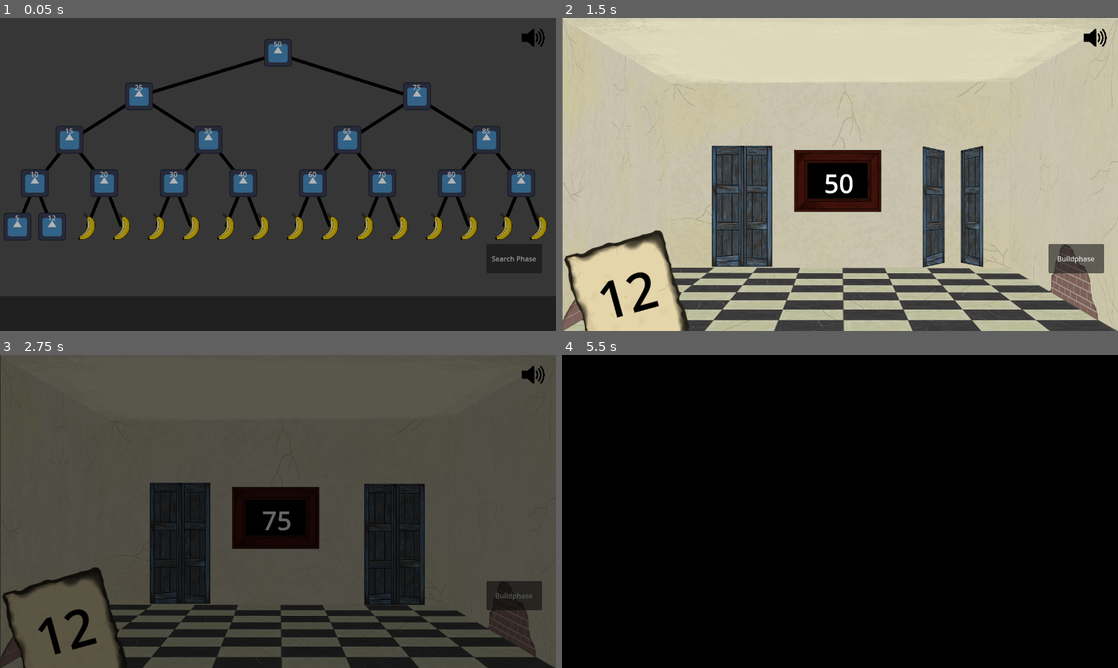
Above: before the commit, frames 1-4 (two rows, left to right).
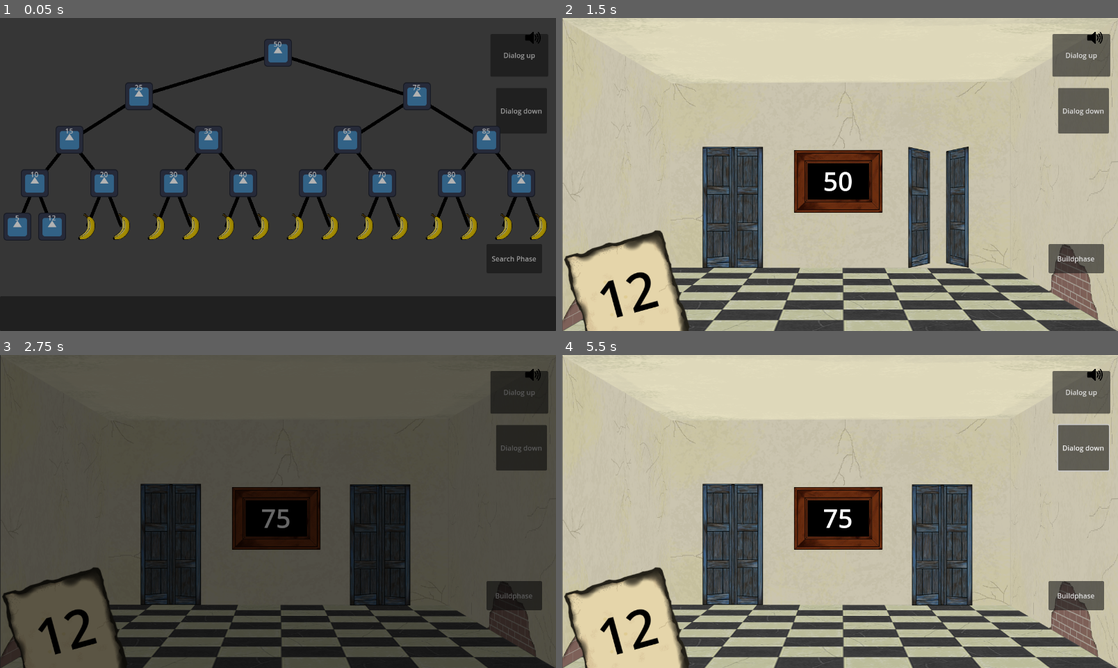
Above: after the commit, the same moments.

Repository: Combativ/AlgoDitTutorial
Game: Godot game, scene res://scenes/main.tscn
Two runs of this game, one before a commit and one after it. Both use one fixed random seed, a clock stepped at 60 frames per second and the inputs below. The engine's default icon, where the game draws it, is replaced by a stand-in: a white triangle on a blue panel in a dark square.
Inputs (mouse positions are in pixels of both pictures, inside the frame that each line leads up to):
- Up to frame 1 (0.05 s): no input
- Up to frame 2 (1.5 s): click (956, 205) at 0.52 s; move the mouse to (962, 158) at 1.27 s; click (962, 158) at 1.42 s
- Up to frame 3 (2.75 s): click "Buildphase" at 2 s
- Up to frame 4 (5.5 s): drag from (728, 527) to (812, 574) at 2.77 s; click (1079, 392) at 3.5 s, where only the run after the commit has a clickable "Dialog up"; click (1084, 448) at 4.25 s, where only the run after the commit has a clickable "Dialog down"; tap Enter at 5 s; move the mouse to (895, 442) at 5.02 s

The runs differ from the first frame. In frame 1, 0.2% of the frame differs, in the area x 90-98%, y 3-32%; in frame 2, 12%; in frame 3, 6.8%; in frame 4, 98%, in the area x 0-100%, y 0-100%.

Commit message:
new_models
in SP sind einige neue Designs integriert

Diff:
--- a/globals/global.gd
+++ b/globals/global.gd
@@ -15,8 +15,6 @@
 var path_tracker: Array[SnapTargetNode] = []
 
 ##stores the reference of the room that is the destination in the search phase
-## !! needs a reset (set to null) whenever the level changes to asure working
-##TODO find-Funktion in helper schreiben
 var destination_room: SnapTargetNode = null
 
 ##stores the reference to the in game dialog system
--- a/scenes/dialog_system/scenes/dialog_system.tscn
+++ b/scenes/dialog_system/scenes/dialog_system.tscn
@@ -19,10 +19,11 @@
 script = ExtResource("3_nxrd8")
 
 [node name="Text_box" type="CharacterBody2D" parent="."]
+scale = Vector2(0.6, 0.6)
 script = ExtResource("3_qjwsw")
 
 [node name="Text_box_img" type="Sprite2D" parent="Text_box"]
-scale = Vector2(0.5, 0.5)
+position = Vector2(130, 51)
 texture = ExtResource("5_wyvk3")
 offset = Vector2(288, 217)
 
@@ -30,23 +31,23 @@
 anchors_preset = 15
 anchor_right = 1.0
 anchor_bottom = 1.0
-offset_left = -1.0
-offset_top = 1.0
-offset_right = -1.0
-offset_bottom = 1.0
+offset_left = -212.0
+offset_top = -83.0
+offset_right = -212.0
+offset_bottom = -83.0
 grow_horizontal = 2
 grow_vertical = 2
 theme_override_constants/margin_left = 50
 theme_override_constants/margin_top = 50
-theme_override_constants/margin_right = 50
+theme_override_constants/margin_right = 350
 theme_override_constants/margin_bottom = 50
 
 [node name="RichTextLabel" type="RichTextLabel" parent="Text_box/Text_box_img/MarginContainer"]
 layout_mode = 2
-theme_override_font_sizes/normal_font_size = 20
+theme_override_colors/default_color = Color(0, 0, 0, 1)
+theme_override_font_sizes/normal_font_size = 30
 
 [node name="Button" type="Button" parent="."]
-visible = false
 offset_left = 848.0
 offset_top = -736.0
 offset_right = 981.0
@@ -56,7 +57,6 @@
 script = ExtResource("5_840j7")
 
 [node name="Button2" type="Button" parent="."]
-visible = false
 offset_left = 861.0
 offset_top = -612.0
 offset_right = 978.0
--- a/scenes/dialog_system/scripts/button.gd
+++ b/scenes/dialog_system/scripts/button.gd
@@ -4,9 +4,5 @@
 # Called when the node enters the scene tree for the first time.
 func _ready() -> void:
 	self.pressed.connect($"..".slide_up)
-	self.pressed.connect(tuple)
+	self.pressed.connect(func(): $"..".write("Dies ist ein Text, ob das mit dem Schreiben noch funktioniiert"))
 	pass # Replace with function body.
-
-func tuple():
-	print($"..".get_database().test_tuple.get_text())
-	print($"..".get_database().test_tuple.get_sound_path())
--- a/scenes/global_sound_manager/scenes/global_sound_manager.tscn
+++ b/scenes/global_sound_manager/scenes/global_sound_manager.tscn
@@ -1,7 +1,7 @@
 [gd_scene load_steps=5 format=3 uid="uid://c0v46wm86qer8"]
 
-[ext_resource type="Texture2D" uid="uid://ihuo4w4pefm2" path="res://scenes/global_sound_manager/art_assets/Lautsprecher.png" id="1_1pc6v"]
 [ext_resource type="Script" path="res://scenes/global_sound_manager/scripts/global_sound_manager.gd" id="1_pry1k"]
+[ext_resource type="Texture2D" uid="uid://d0uhn2xtgkx1" path="res://scenes/global_sound_manager/art_assets/sound_on.png" id="2_3rvwp"]
 [ext_resource type="Script" path="res://scenes/dialog_system/scripts/audio_player.gd" id="3_o31qo"]
 [ext_resource type="AudioStream" uid="uid://dch5q2holvetv" path="res://scenes/global_sound_manager/sounds/WhiteNoise2.wav" id="3_scno4"]
 
@@ -21,7 +21,7 @@
 offset_bottom = 674.0
 scale = Vector2(0.075, 0.075)
 keep_pressed_outside = true
-texture_normal = ExtResource("1_1pc6v")
+texture_normal = ExtResource("2_3rvwp")
 ignore_texture_size = true
 stretch_mode = 3
 
--- a/scenes/global_sound_manager/scripts/global_sound_manager.gd
+++ b/scenes/global_sound_manager/scripts/global_sound_manager.gd
@@ -7,8 +7,8 @@
 
 @export var globally_muted: bool
 
-var texture_unmuted: Texture2D = preload("res://scenes/global_sound_manager/art_assets/Lautsprecher.png")
-var texture_muted: Texture2D = preload("res://scenes/global_sound_manager/art_assets/Durchgestrichener_Lautsprecher.png")
+var texture_unmuted: Texture2D = preload("res://scenes/global_sound_manager/art_assets/sound_on.png")
+var texture_muted: Texture2D = preload("res://scenes/global_sound_manager/art_assets/sound_off.png")
 
 @onready var mute_button: TextureButton = $"(un-)mute_button"
 @onready var global_white_noise_player: AudioPlayer = $global_white_noise
@@ -29,14 +29,12 @@
 		global_white_noise_player.mute()
 
 		mute_button.texture_normal = texture_muted
-		mute_button.texture_hover = texture_unmuted
 	elif (!globally_muted):
 		dialog_system.get_audio_player().unmute()
 		search_phase.unmute()
 		global_white_noise_player.unmute()
 
 		mute_button.texture_normal = texture_unmuted
-		mute_button.texture_hover = texture_muted
 	pass
 
 #methods
--- a/scenes/search_phase/scenes/door.tscn
+++ b/scenes/search_phase/scenes/door.tscn
@@ -6,6 +6,7 @@
 [ext_resource type="PackedScene" uid="uid://bxk0vcdmjjrxc" path="res://scenes/search_phase/scenes/picture.tscn" id="3_lt8sn"]
 [ext_resource type="Texture2D" uid="uid://3gf4bn6vmmre" path="res://scenes/search_phase/art/tur_auf.png" id="3_w37d8"]
 [ext_resource type="AudioStream" uid="uid://dq7mk5of2e2py" path="res://scenes/search_phase/sounds/Tür.wav" id="5_thwxb"]
+[ext_resource type="Texture2D" uid="uid://w0r2dehouof3" path="res://scenes/search_phase/art/locked_door_accessory.png" id="7_8i2ov"]
 
 [node name="Door" type="Node2D"]
 script = ExtResource("1_33kvn")
@@ -26,4 +27,11 @@
 position = Vector2(191, 375)
 stream = ExtResource("5_thwxb")
 
+[node name="Planks" type="Sprite2D" parent="."]
+visible = false
+position = Vector2(259, 403)
+rotation = 0.117622
+scale = Vector2(0.321215, 0.35629)
+texture = ExtResource("7_8i2ov")
+
 [connection signal="pressed" from="Hitbox & Image" to="." method="move_trough_door"]
--- a/scenes/search_phase/scenes/picture.tscn
+++ b/scenes/search_phase/scenes/picture.tscn
@@ -1,7 +1,7 @@
 [gd_scene load_steps=3 format=3 uid="uid://bxk0vcdmjjrxc"]
 
 [ext_resource type="Script" path="res://scenes/search_phase/scripts/picture.gd" id="1_mdc0d"]
-[ext_resource type="Texture2D" uid="uid://dbdiswrgslihs" path="res://scenes/search_phase/art/Picture_v01.png" id="2_p6ww2"]
+[ext_resource type="Texture2D" uid="uid://c1llf5a13g8p5" path="res://scenes/search_phase/art/Picture_v03.png" id="2_75tmj"]
 
 [node name="Picture" type="Node2D"]
 script = ExtResource("1_mdc0d")
@@ -16,14 +16,15 @@
 [node name="Hitbox & Image" type="TextureButton" parent="."]
 offset_right = 40.0
 offset_bottom = 40.0
-texture_normal = ExtResource("2_p6ww2")
+texture_normal = ExtResource("2_75tmj")
 
 [node name="PictureNumber" type="Label" parent="."]
-offset_left = 206.0
-offset_top = 122.0
-offset_right = 307.0
-offset_bottom = 266.0
+offset_left = 109.0
+offset_top = 109.0
+offset_right = 346.0
+offset_bottom = 253.0
 scale = Vector2(1.5, 1.5)
+size_flags_vertical = 1
 theme_override_font_sizes/font_size = 100
 text = "-1
 "
--- a/scenes/search_phase/scenes/room.tscn
+++ b/scenes/search_phase/scenes/room.tscn
@@ -14,11 +14,11 @@
 texture = ExtResource("2_07f0h")
 
 [node name="DoorRight" parent="." instance=ExtResource("1_7lnf2")]
-position = Vector2(604, 210)
+position = Vector2(579, 211)
 scale = Vector2(0.3, 0.3)
 
 [node name="DoorLeft" parent="." instance=ExtResource("1_7lnf2")]
-position = Vector2(234, 208)
+position = Vector2(218, 210)
 scale = Vector2(0.3, 0.3)
 
 [node name="Picture" parent="." instance=ExtResource("4_b34m5")]
--- a/scenes/search_phase/scripts/door.gd
+++ b/scenes/search_phase/scripts/door.gd
@@ -71,12 +71,12 @@
 ##sets the door´s texture to the new texture2D
 ##take care of the format of the new texture (1008 px)
 func set_img(img: Texture2D) -> void:
-	$"Hitbox & Image".set_texture_normal(img)
+	door_hitbox.set_texture_normal(img)
 
 ##sets the door´s texture - if the mouse hovers about the door - to the new texture2D
 ##take care, that the format is the same as for the normal texture (1008 px)
 func set_img_hover(img: Texture2D) -> void:
-	$"Hitbox & Image".set_texture_hover(img)
+	door_hitbox.set_texture_hover(img)
 
 ##sets the doorplate´s texture to the new texture2D
 func set_img_doorplate(img: Texture2D) -> void:
@@ -94,9 +94,11 @@
 	if self.door_node != null:
 		set_number(self.door_node.get_number())
 		door_hitbox.set_disabled(false)
+		$Planks.hide()
 	else:
 		door_number.text = ""
 		door_hitbox.set_disabled(true)
+		$Planks.show()
 
 ##uses the method "move_to_room" from the Room class and hands over it´s own door_node
 func move_trough_door() -> void:
Binary file removed: scenes/global_sound_manager/art_assets/Durchgestrichener_Lautsprecher.png
Binary file removed: scenes/global_sound_manager/art_assets/Lautsprecher.png
Binary file added: scenes/global_sound_manager/art_assets/sound_off.png
Not shown, changed: scenes/global_sound_manager/art_assets/sound_off.png.import
Binary file added: scenes/global_sound_manager/art_assets/sound_on.png
Not shown, changed: scenes/global_sound_manager/art_assets/sound_on.png.import
Binary file removed: scenes/search_phase/art/Picture_v02.png
Binary file added: scenes/search_phase/art/Picture_v03.png
Not shown, added: scenes/search_phase/art/Picture_v03.png.import
Binary file added: scenes/search_phase/art/locked_door_accessory.png
Not shown, changed: scenes/search_phase/art/locked_door_accessory.png.import
Not shown: 1 places in scenes/search_phase/scenes/door.tscn that only renumber resources
